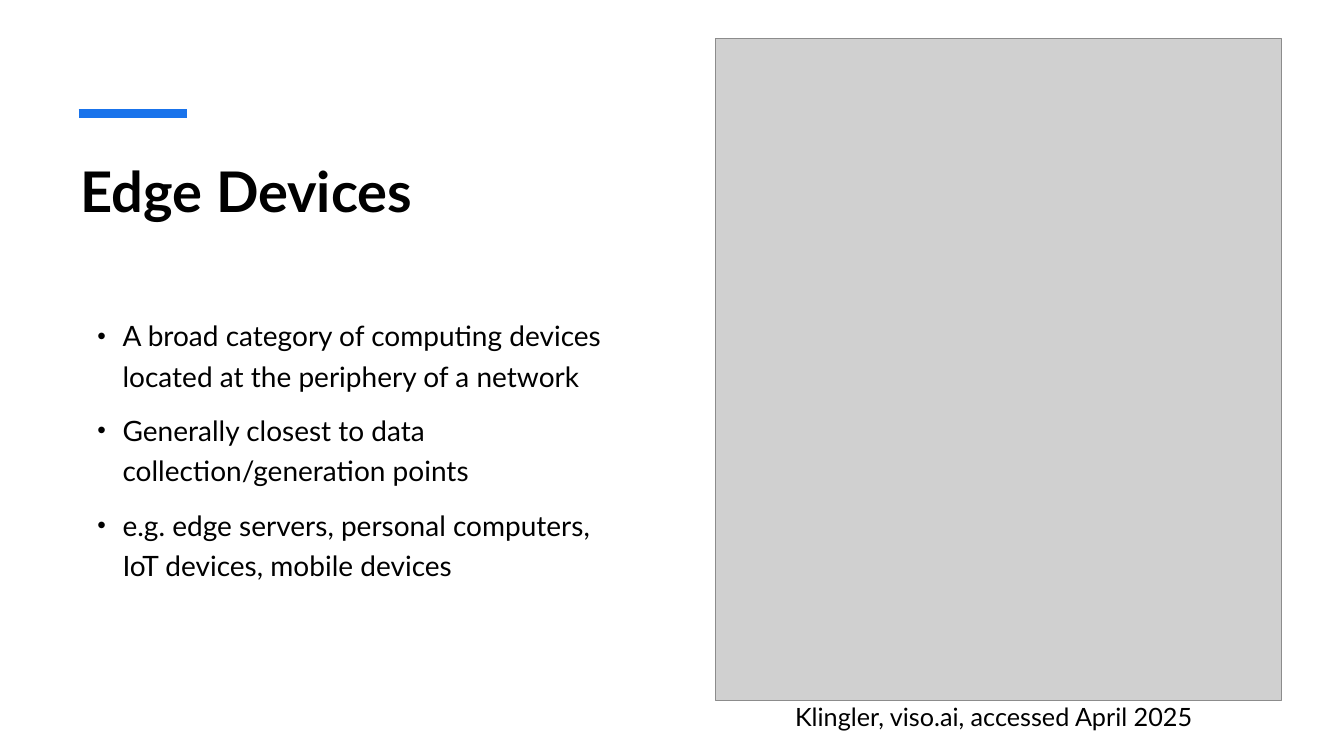
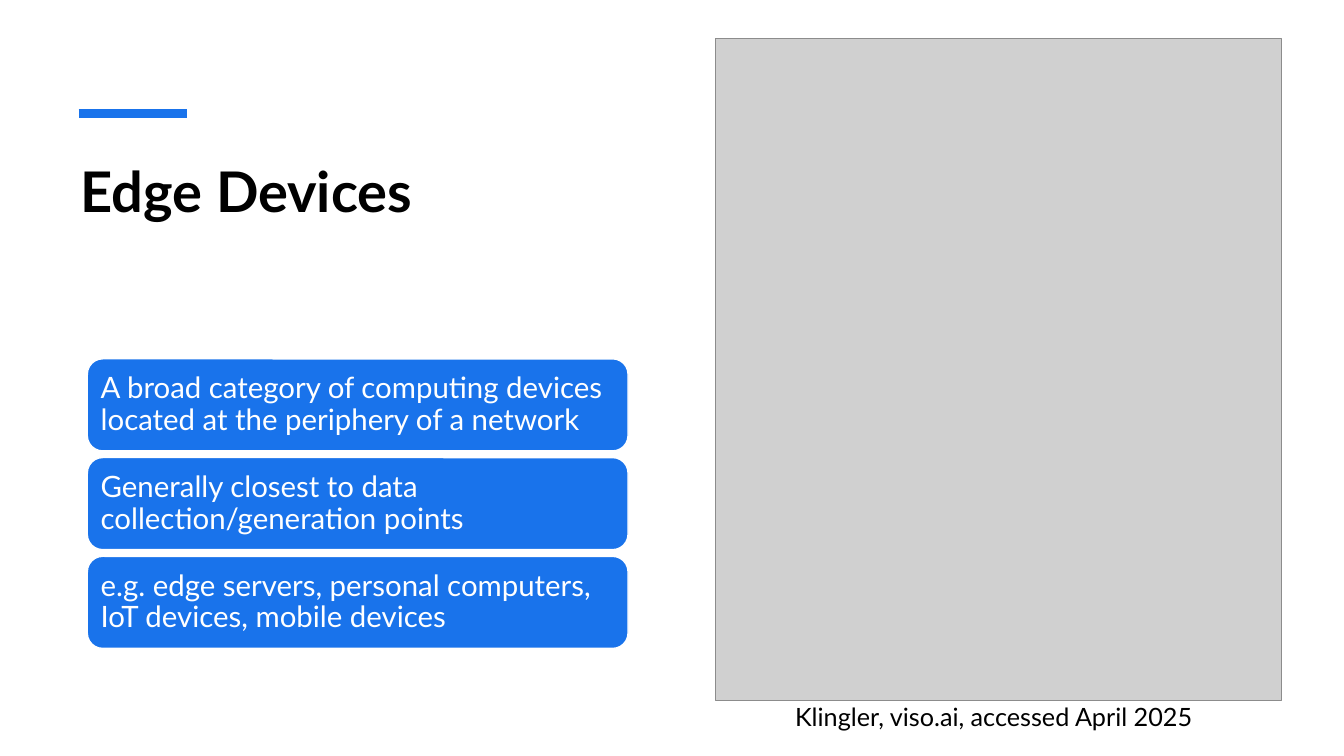
Before and after one commit to johne16/ML_survey_paper, a slide deck: slide 4 of Machine Learning on Edge Devices.pptx (slide 3 before the commit). Drawn at 1344x756 pixels with LibreOffice and Linux fonts; fonts in the diff are those of the drawing; grey boxes stand for pictures. Boxes give left, top, right and bottom in pixels: in the first picture for what was removed or moved away, otherwise in the second. Text is boxed around its words. In the diff, an @@ line names an element or a change of style, - is before the commit and + after.

Commit message:
more slide updates

```diff
--- a/Machine Learning on Edge Devices.pptx
+++ b/Machine Learning on Edge Devices.pptx
@@ text "A broad category of computing ...": place and size @@
-text "A broad category of computing ..." at <box>123,325,600,580</box>
+text "A broad category of computing ..." at <box>101,376,602,435</box>
@@ text "A broad category of computing ..." at <box>101,376,602,435</box>: size 20 to 21 pt, text colour #000000 to #FFFFFF; bullet • to none; line spacing 1.2 to 0.9; less space between paragraphs; vertical alignment top to middle @@
@@ text at <box>123,420,590,580</box>: paragraphs removed @@
-• Generally closest to data collection/generation points
-• e.g. edge servers, personal computers, IoT devices, mobile devices
@@ group added at <box>88,359,628,648</box>: 3 rounded rectangles, 2 texts @@
+Generally closest to data collection/generation points
+e.g. edge servers, personal computers, IoT devices, mobile devices
```
Also in this commit, not shown: 3 slides added.
